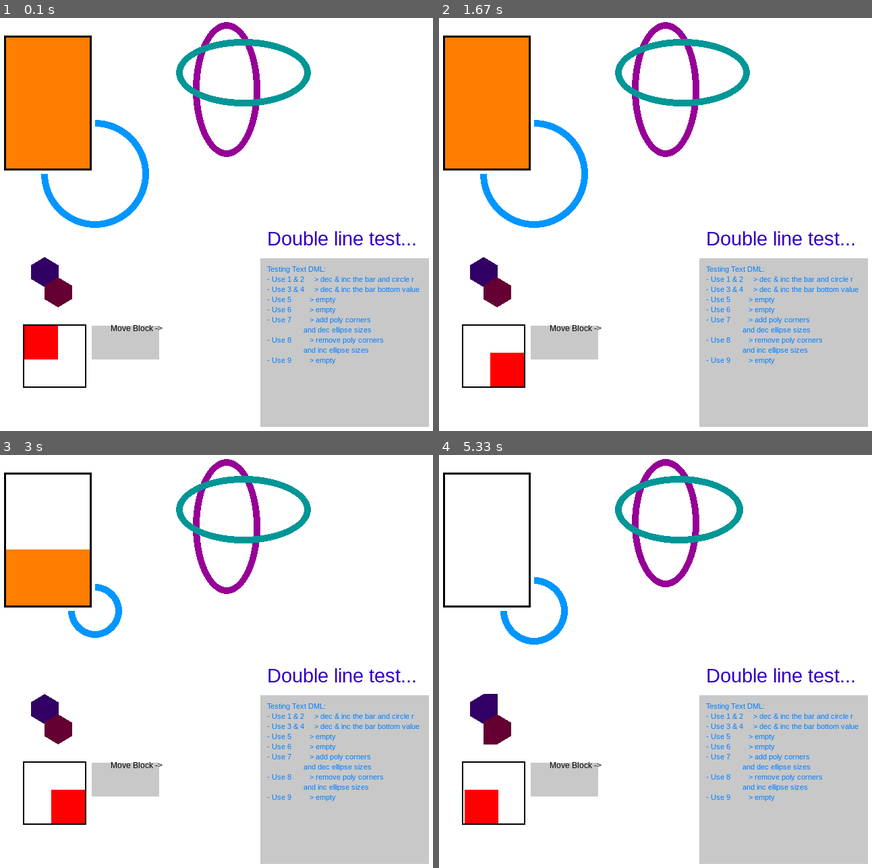
Above: before the commit, frames 1-4 (two rows, left to right).
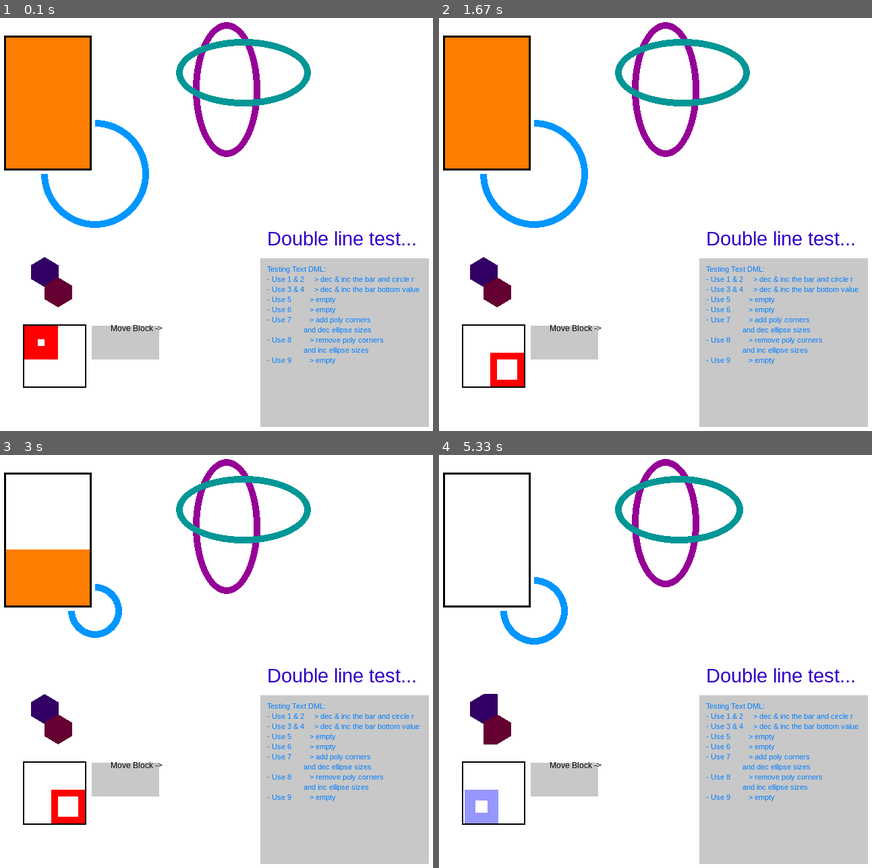
Above: after the commit, the same moments.

Repository: reimerrigtering/PygameUIExtension
Game: pygame game, started from testing.py
Two runs of this game, one before a commit and one after it. Both use one fixed random seed, a clock stepped at 60 frames per second and the inputs below.
Inputs (mouse positions are in pixels of both pictures, inside the frame that each line leads up to):
- Up to frame 1 (0.1 s): no input
- Up to frame 2 (1.67 s): click "Move Block ->" at 0.38 s; click "Move Block ->" at 0.72 s; tap 1 at 1 s; tap 2 at 1.33 s
- Up to frame 3 (3 s): tap 1 at 1.67, 2.4, 2.7, 2.95 s; tap 4 at 2 s
- Up to frame 4 (5.33 s): tap 4 at 3.03, 4.77 s; tap 1 at 3.28, 3.58 s; tap 7 at 3.37 s; tap 2 at 4.28, 4.68 s; move the mouse to (573, 789) at 4.95 s; click (573, 789) at 5 s

The runs differ from the first frame. In frame 1, less than 0.1% of the frame differs, in the area x 8-11%, y 77-80%; in frame 2, 0.2%; in frame 3, 0.2%; in frame 4, 0.6%, in the area x 5-14%, y 81-90%.

Commit message:
Tested SET_COLOR_TO and CHANGE_BORDER_WIDTH_TO Actions

Diff:
--- a/testing.py
+++ b/testing.py
@@ -33,7 +33,7 @@
 
 bar = Bar(rectangle, bar_color=(255, 125, 0), bar_closed=True, start_fill_side=Placement.BOTTOM)
 
-moving_block = Rect(50, 500, 50, 50, color=(255, 0, 0))
+moving_block = Rect(50, 500, 50, 50, color=(255, 0, 0), border=20)
 moving_block_sqr = Rect(48, 498, 94, 94, color=(0, 0, 0), border=2)
 move_amount = 40
 moving_block_seq_pos = 0
@@ -47,11 +47,28 @@
 moving_block_down = ObjectAnimation([(ObjectAnimation.Action.MOVE, {'y': move_amount, 'time': 20})],
                                     animation_objects=[moving_block])
 
+blue_block_color = ObjectAnimation([(ObjectAnimation.Action.SET_COLOR_TO, {'color': (150, 150, 255)})],
+                                   animation_objects=[moving_block])
+red_block_color = ObjectAnimation([(ObjectAnimation.Action.SET_COLOR_TO, {'color': (255, 0, 0)})],
+                                  animation_objects=[moving_block])
+
+block_border = ObjectAnimation([(ObjectAnimation.Action.CHANGE_BORDER_WIDTH_TO, {'border': 20, 'time': 10})],
+                               animation_objects=[moving_block])
+no_block_border = ObjectAnimation([(ObjectAnimation.Action.CHANGE_BORDER_WIDTH_TO, {'border': 5, 'time': 10})],
+                                  animation_objects=[moving_block])
+
 
 def move_block() -> None:
     global moving_block_seq_pos
     moves = (moving_block_right, moving_block_down, moving_block_left, moving_block_up)
     moves[moving_block_seq_pos].start()
+
+    if moving_block_seq_pos % 2 == 0:
+        blue_block_color.start()
+        block_border.start()
+    else:
+        red_block_color.start()
+        no_block_border.start()
 
     if moving_block_seq_pos < 3:
         moving_block_seq_pos += 1
@@ -76,8 +93,8 @@
     text.render()
     text_single.render()
 
+    moving_block_sqr.render()
     moving_block.render()
-    moving_block_sqr.render()
     move_block_button.render()
 
     Button.release_push_buttons()
--- a/ui_classes.py
+++ b/ui_classes.py
@@ -858,7 +858,8 @@
 
                     case cls.CHANGE_BORDER_WIDTH_TO:
                         if 'border' in kwargs.keys():
-                            step_size = kwargs['border'] * transform_factor
+                            delta_b = kwargs['border'] - cur_object.border
+                            step_size = delta_b * transform_factor
                             cur_object.border = round(cur_object.border + step_size)
                         else:
                             raise KeyError('border key should be given to use CHANGE_BORDER_WIDTH_TO action')
Not shown, changed: TODOs.txt
